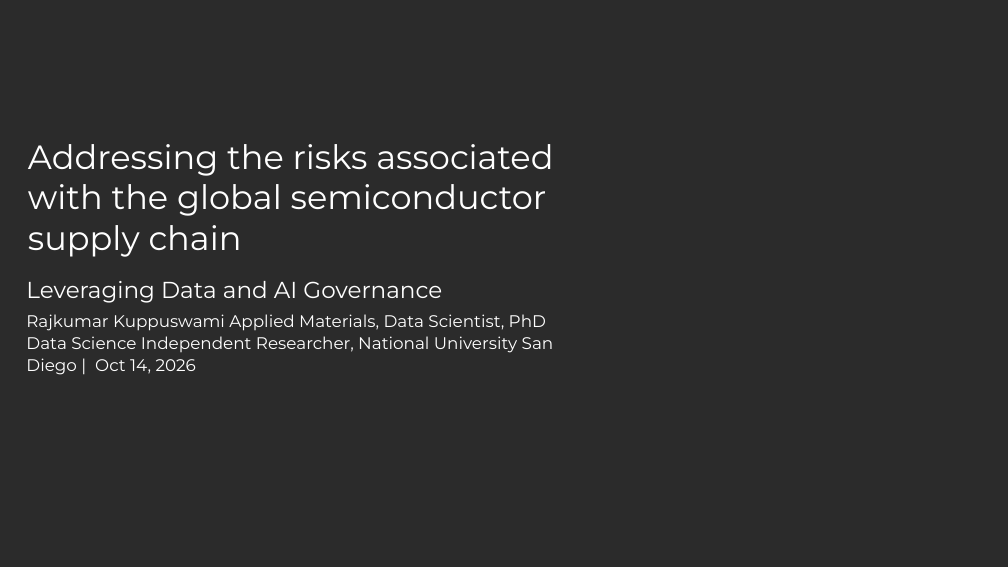
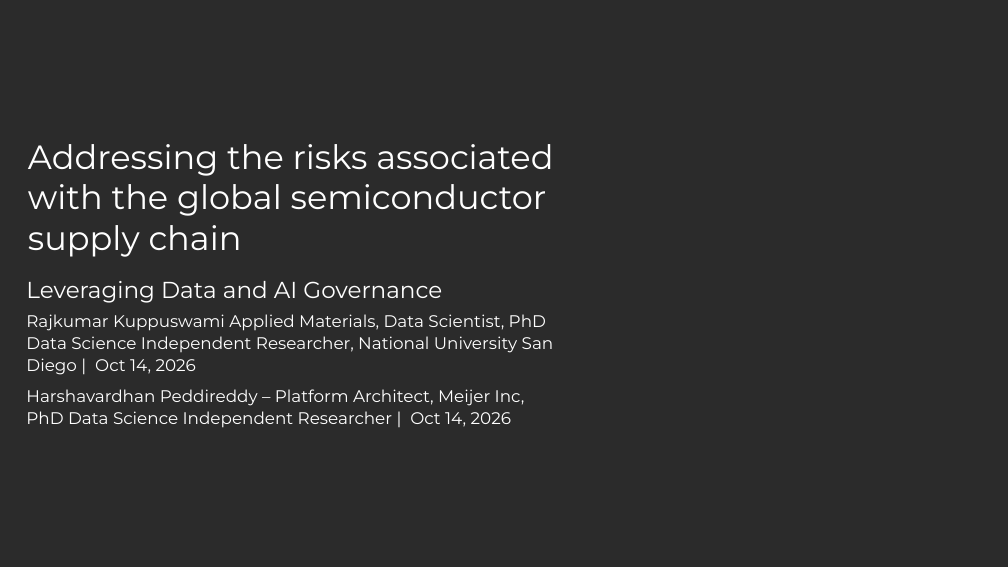
Before and after one commit to rajk2888/Bellevue-University, a slide deck: slide 1 of semicon-west/semicon-west-supply-chain-risk-SCW26.pptx. Drawn at 1008x567 pixels with LibreOffice and Linux fonts; fonts in the diff are those of the drawing; background and template pictures are left out; a plain dark background stands for a picture behind light text. Boxes give left, top, right and bottom in pixels: in the first picture for what was removed or moved away, otherwise in the second. Text is boxed around its words. In the diff, an @@ line names an element or a change of style, - is before the commit and + after.

```diff
--- a/semicon-west/semicon-west-supply-chain-risk-SCW26.pptx
+++ b/semicon-west/semicon-west-supply-chain-risk-SCW26.pptx
@@ text added at [26,389,525,428], 32 pt, text #FFFFFF @@
+Harshavardhan Peddireddy – Platform Architect, Meijer Inc, PhD Data Science Independent Researcher | Oct 14, 2026
```
Also in this commit, not shown: 1 other slide changed, 1 other file.
